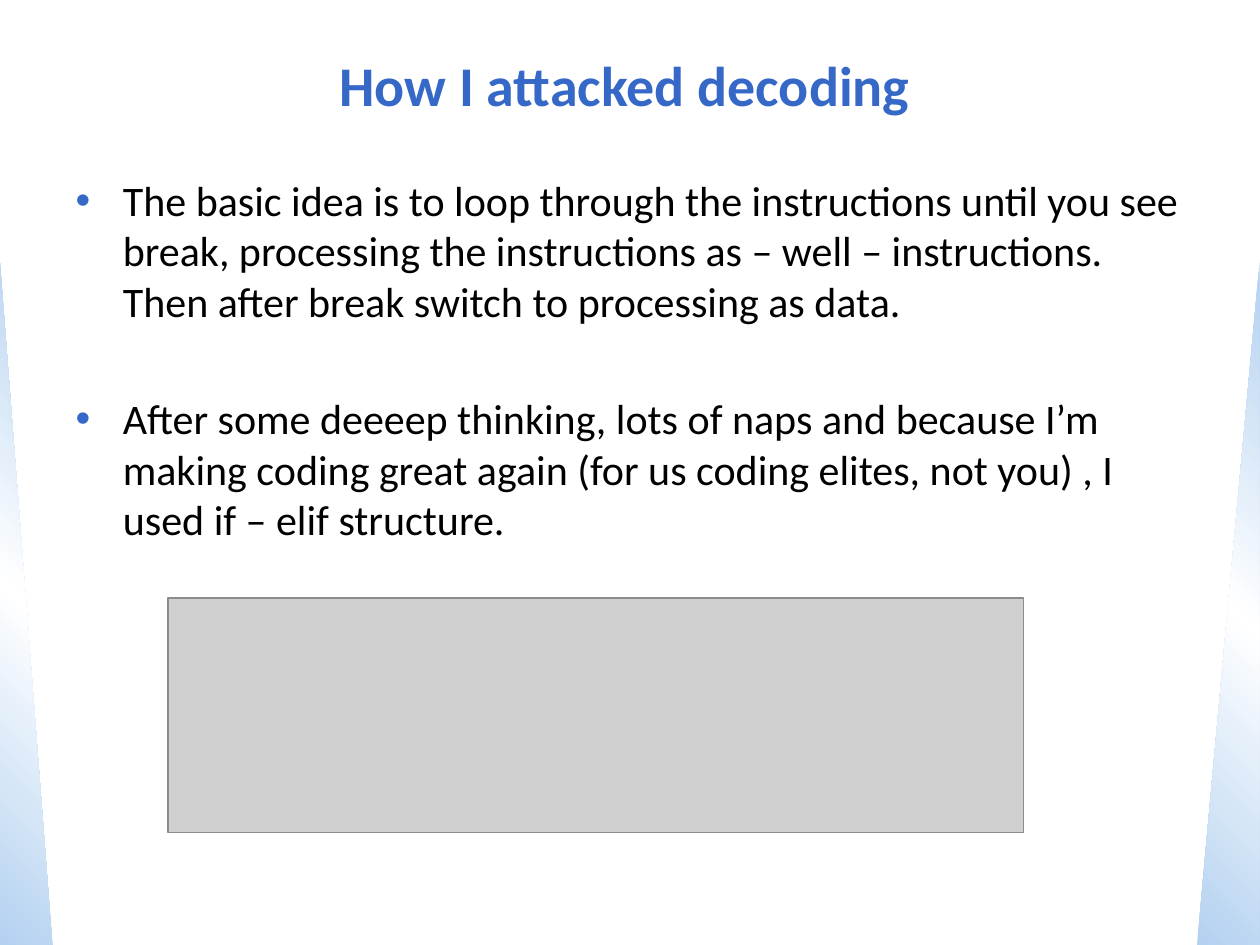
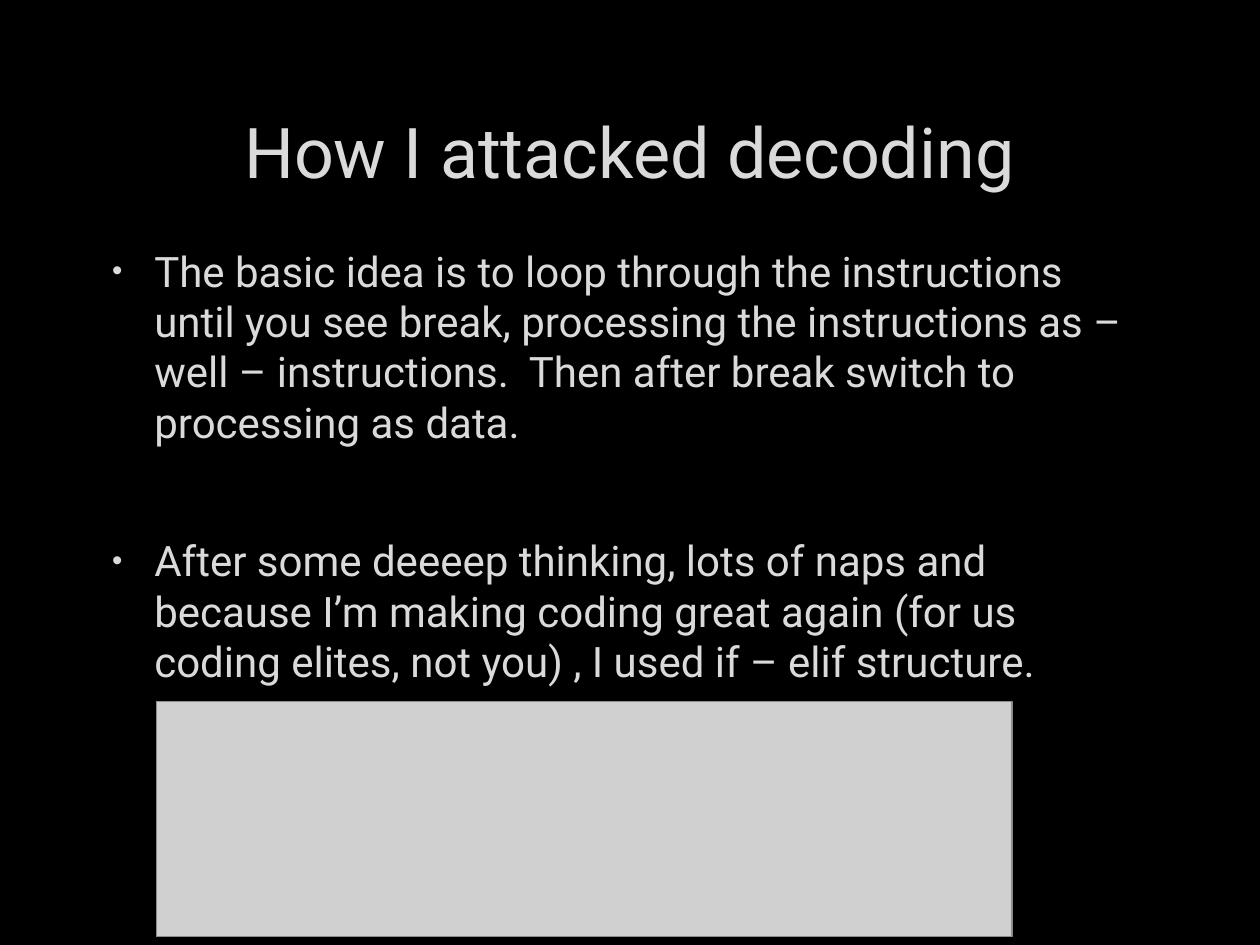
Before and after one commit to ZacharyVasey/CS3339, a slide deck: slide 26 of Lecture4.pptx. Drawn at 1260x945 pixels with LibreOffice and Linux fonts; fonts in the diff are those of the drawing; grey boxes stand for pictures; background and template pictures are left out. Boxes give left, top, right and bottom in pixels: in the first picture for what was removed or moved away, otherwise in the second. Text is boxed around its words. In the diff, an @@ line names an element or a change of style, - is before the commit and + after.

```diff
--- a/Lecture4.pptx
+++ b/Lecture4.pptx
@@ background #FFFFFF to picture (left out) @@
@@ title "How I attacked decoding" moved from (x1=339, y1=66, x2=909, y2=116) to (x1=244, y1=125, x2=1014, y2=193) @@
@@ title "How I attacked decoding" at (x1=244, y1=125, x2=1014, y2=193): size 32 to 40 pt, font Calibri to Roboto, text colour #3568C7 to #DADADA, letter outline none to #404040 0.75 pt, bold off @@
@@ text "The basic idea is to ..." moved from (x1=123, y1=186, x2=1178, y2=536) to (x1=154, y1=255, x2=1082, y2=687) @@
@@ text "The basic idea is to ..." at (x1=154, y1=255, x2=1082, y2=687): font Calibri to Roboto, text colour #000000 to #DADADA, letter outline none to #404040 0.75 pt; indent changed; more space between paragraphs; bullet colour #3568C7 to #DADADA @@
@@ right triangle removed at (x1=0, y1=262, x2=53, y2=945) @@
@@ right triangle removed at (x1=1197, y1=262, x2=1260, y2=945) @@
@@ picture moved from (x1=168, y1=598, x2=1023, y2=833) to (x1=156, y1=702, x2=1012, y2=936) @@
```
Also in this commit, not shown: 26 other slides changed, 4 other files.
